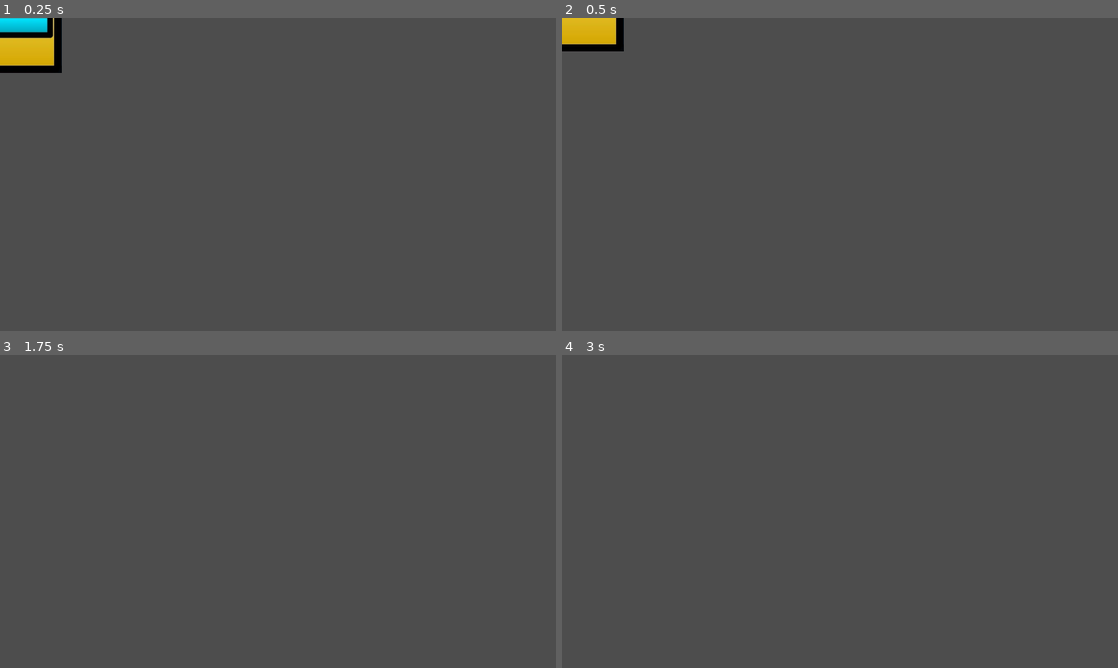
Above: before the commit, frames 1-4 (two rows, left to right).
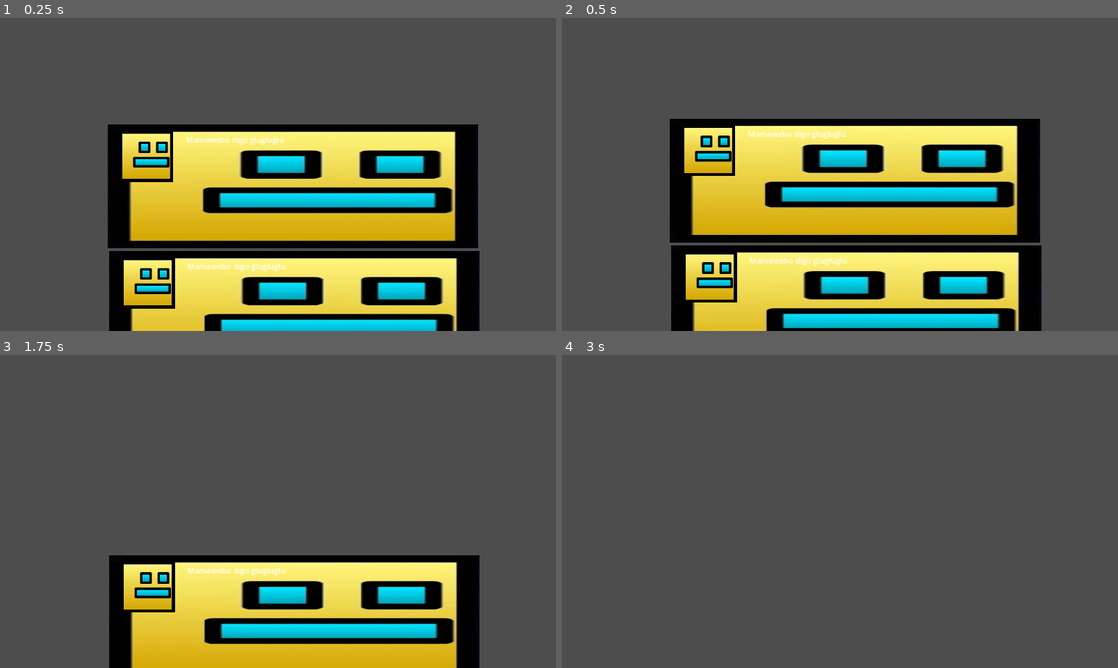
Above: after the commit, the same moments.

Repository: SuperchupuDev/fishtwt
Game: Godot game, scene res://main.tscn
The game is run twice, just before and just after one commit, with the same random seed, the same clock (stepped at 60 frames per second) and the same inputs. Before the commit the project starts from res://enemyplaceholder.tscn.
Inputs (mouse positions are in pixels of both pictures, inside the frame that each line leads up to):
- Up to frame 1 (0.25 s): no input
- Up to frame 2 (0.5 s): no input
- Up to frame 3 (1.75 s): move the mouse to (400, 495) at 0.52 s; click (400, 495) at 0.67 s; move the mouse to (166, 527) at 1.27 s; click (166, 527) at 1.42 s
- Up to frame 4 (3 s): move the mouse to (895, 442) at 2.02 s; click (895, 442) at 2.17 s; move the mouse to (812, 574) at 2.77 s; click (812, 574) at 2.92 s

The runs differ from the first frame. In frame 1, 45% of the frame differs, in the area x 0-87%, y 0-100%; in frame 2, 46%; in frame 3, 24%; in frame 4, nothing differs.

Commit message:
Basic enemy type

Diff:
--- a/enemyplaceholder.gd
+++ b/enemyplaceholder.gd
@@ -1,4 +1,6 @@
 extends RigidBody2D
+
+@export var type: int
 
 # Called when the node enters the scene tree for the first time.
 func _ready() -> void:
@@ -9,6 +11,7 @@
 func _process(delta: float) -> void:
 	pass
 
-func _input(event: InputEvent) -> void:
+func _input_event(viewport, event:InputEvent, shape_idx):
 	if  event is InputEventMouseButton and event.pressed and event.button_index == MOUSE_BUTTON_LEFT:
 		print("clicked");
+		queue_free()
--- a/enemyplaceholder.tscn
+++ b/enemyplaceholder.tscn
@@ -9,12 +9,27 @@
 [node name="Mob" type="RigidBody2D"]
 collision_mask = 0
 input_pickable = true
-gravity_scale = -0.5
+gravity_scale = 0.0
+linear_velocity = Vector2(0, -50)
 script = ExtResource("1_2e40q")
 
 [node name="CollisionShape2D" type="CollisionShape2D" parent="."]
 position = Vector2(-2, -1)
+scale = Vector2(3, 1)
 shape = SubResource("RectangleShape2D_n44w5")
 
 [node name="Sprite2D" type="Sprite2D" parent="."]
+scale = Vector2(3, 1)
 texture = ExtResource("1_hwlyw")
+
+[node name="Sprite2D2" type="Sprite2D" parent="."]
+position = Vector2(-304, -62)
+scale = Vector2(0.439453, 0.414062)
+texture = ExtResource("1_hwlyw")
+
+[node name="Label" type="Label" parent="."]
+offset_left = -222.0
+offset_top = -108.0
+offset_right = 311.0
+offset_bottom = 100.0
+text = "Mamawebo digo glugluglu"
--- a/main.tscn
+++ b/main.tscn
@@ -6,3 +6,7 @@
 
 [node name="Mob" parent="." instance=ExtResource("1_qtrvh")]
 position = Vector2(607, 360)
+
+[node name="Mob2" parent="." instance=ExtResource("1_qtrvh")]
+position = Vector2(610, 622)
+type = 1
--- a/project.godot
+++ b/project.godot
@@ -11,7 +11,7 @@
 [application]
 
 config/name="fishtwt"
-run/main_scene="res://enemyplaceholder.tscn"
+run/main_scene="res://main.tscn"
 config/features=PackedStringArray("4.3", "Forward Plus")
 config/icon="res://icon.svg"
 
